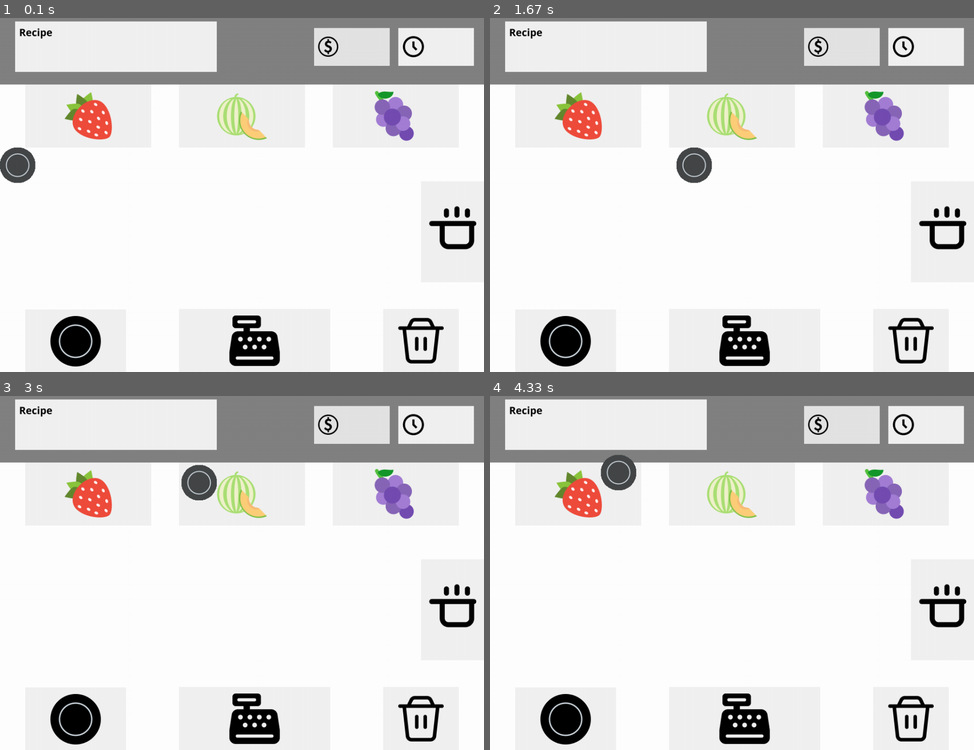
Above: before the commit, frames 1-4 (two rows, left to right).
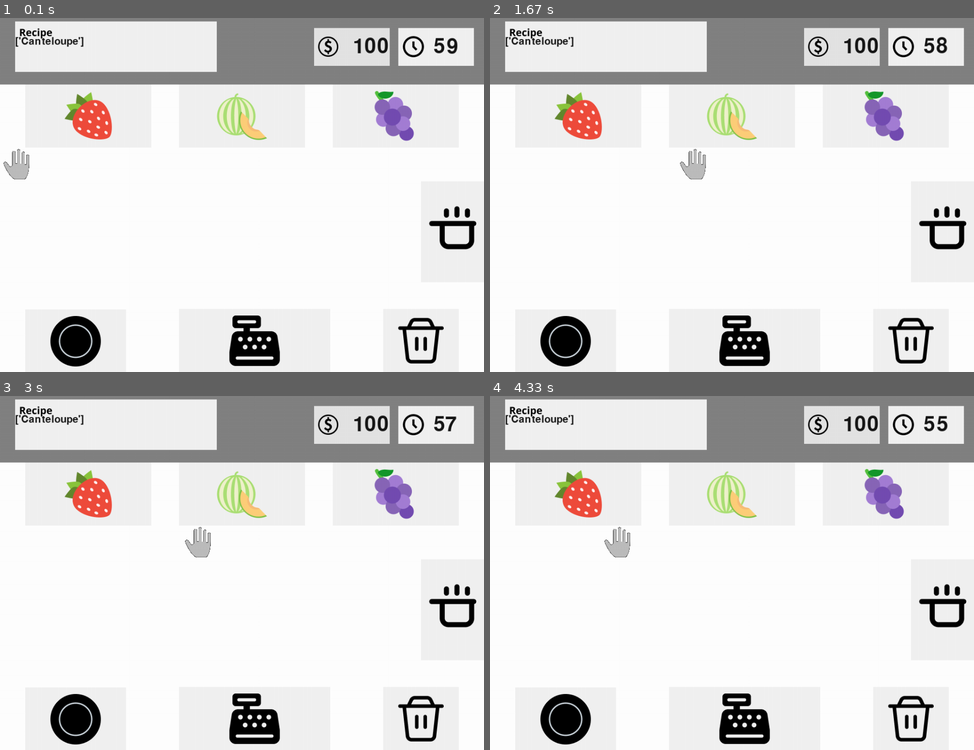
Above: after the commit, the same moments.

Repository: olincollege/overcooked
Game: pygame game, started from play_game.py
Two runs of this game, one before a commit and one after it. Both use one fixed random seed, a clock stepped at 60 frames per second and the inputs below.
Inputs:
- Up to frame 1 (0.1 s): no input
- Up to frame 2 (1.67 s): hold F 0.33-0.8 s; hold D 0.33-0.8 s; tap E at 0.83 s; hold D 1.17-1.63 s
- Up to frame 3 (3 s): hold W 1.67-1.97 s; hold D 2-2.47 s; hold A from 2.5 s (still down)
- Up to frame 4 (4.33 s): release A at 3.03 s; hold S 3.07-3.37 s; hold A 3.4-3.8 s; hold W 3.83-4.2 s; hold D from 4.23 s (still down)

The runs differ from the first frame. In frame 1, 1.1% of the frame differs, in the area x 0-95%, y 5-47%; in frame 2, 1.1%; in frame 3, 1.3%; in frame 4, 1.4%, in the area x 3-95%, y 5-46%.

Commit message:
IT WORKS!

Diff:
--- a/controller.py
+++ b/controller.py
@@ -34,7 +34,6 @@
                 self.control(0, self.model.STEP)
 
             if event.key == ord('f'):
-                print('pressed f')
                 self.model.pick_up_item()
 
             if event.key == ord('e'):
--- a/model.py
+++ b/model.py
@@ -7,7 +7,7 @@
         self.world = world
         pygame.sprite.Sprite.__init__(self)
         self.images = []
-        for i in range(1, 17):
+        for i in range(1, 18):
             img = pygame.image.load(os.path.join(
                 'images', 'hero' + str(i) + '.png')).convert()
             img.convert_alpha()     # optimise alpha
@@ -16,12 +16,26 @@
             self.image = self.images[0]
             self.rect = self.image.get_rect()
 
+class PopUp(pygame.sprite.Sprite):
+    """
+    Creates pop up window at the end of the game
+    """
+
+    def __init__(self, world):
+        self.world = world
+        pygame.sprite.Sprite.__init__(self)
+        img = pygame.image.load(os.path.join('images', 'pop3.png')).convert()
+        img.convert_alpha()     # optimise alpha
+        img.set_colorkey((0,0,0))
+        self.image = img
+        self.rect = self.image.get_rect()
 
 class ModelCook():
 
     def __init__(self, world):
         self.world = world
         self.spritecook = SpriteCook(world)
+        self.popup = PopUp(world)
         self._recipe_counter = 0
         self._ingredients = ["Strawberry", "Canteloupe", "Grape", "Raisin"]
         self._num_recipes = 20
@@ -30,6 +44,8 @@
         self._plate = [False, False, False, False]
         self._stove = False # whether there is something on the stove
         self.cooking_timer = 0
+        self._recipes = []
+        self._raisin = False
 
         self.STEP = 10  # how many pixels to move
 
@@ -45,14 +61,12 @@
             present in the recipe
 
         """
-        recipes = []
         for _ in range(self._num_recipes):
             recipe = []
             for _ in range(4):
                 recipe.append(random.choice([True, False]))
             if sum(recipe) != 0:
-                recipes.append(recipe)
-        return recipes
+                self._recipes.append(recipe)
 
     def time_left(self):
         """
@@ -76,7 +90,7 @@
         """
         Toss the plate and food and lose money
         """
-        self.isplate = False
+        self._isplate = False
         if sum(self._plate) == 4:
             self._geld -= 40
         elif sum(self._plate) == 3:
@@ -86,14 +100,14 @@
         elif sum(self._plate) == 1:
             self._geld -= 10
         self._plate = [False, False, False,False]
-        self.raisin = False
+        self._raisin = False
 
-    def sell(self, recipes):
+    def sell(self):
         """
         Sell the plate and food and gain money
         """
-        self.isplate = False
-        if self._plate == recipes[self._recipe_counter]:
+        self._isplate = False
+        if self._plate == self._recipes[self._recipe_counter]:
             if sum(self._plate) == 4:
                 self._geld += 40
             if sum(self._plate) == 3:
@@ -103,7 +117,7 @@
             elif sum(self._plate) == 1:
                 self._geld += 10
             self._plate = [False, False, False,False]
-            self.raisin = False
+            self._raisin = False
             self._recipe_counter += 1
 
         else:
@@ -114,7 +128,7 @@
                     self._isplate = True # player has a plate
                     # view.player_appearance() # update the player image
         if self._isplate: # if the player is holding a plate
-            if 50 < self.spritecook.rect.x < 250 and self.spritecook.rect.y < 315: # if the plater is at the first ingredient station
+            if 50 < self.spritecook.rect.x < 250 and self.spritecook.rect.y < 315: # if the player is at the first ingredient station
                 if self._plate[0] is False: #if they are not currently holding this ingredient
                     self._plate[0] = True # give them the ingredient
 
@@ -125,44 +139,38 @@
             elif 655 < self.spritecook.rect.x < 910 and self.spritecook.rect.y < 315: #third ingredient station
                 if self._plate[2] is False:
                     self._plate[2] = True
+                    print(self._plate[2])
         else:
             print('You need a plate.')
 
         if 635 < self.spritecook.rect.x < 800 and 300 < self.spritecook.rect.y < 500:
-            if self._stove is True:
+            if self._stove is True and self._isplate is True:
                 self.how_cooked()
                 self._stove = False
 
     def how_cooked(self):
         elapsed_time = (pygame.time.get_ticks() - self.cooking_timer)/1000
         if elapsed_time < 5:
-            print("undercooked")
             self._geld -= 10
-        elif elapsed_time < 5 and elapsed_time < 8:
+        elif elapsed_time > 5 and elapsed_time < 8:
             self._plate[3] = True
         elif elapsed_time > 8:
-            print("overcooked")
             self._geld -= 10
 
         self.cooking_timer = 0
 
     def put_down_item(self):
         if 760 < self.spritecook.rect.x < 910 and self.spritecook.rect.y > 500:
-            controller.toss()
+            self.toss()
 
         elif 355 < self.spritecook.rect.x < 655 and self.spritecook.rect.y > 500:
-            controller.sell(recipes)
+            self.sell()
 
-        if 655 < self.spritecook.rect.x < 800 and 300 < self.spritecook.rect.y < 500:
+        elif 655 < self.spritecook.rect.x < 800 and 300 < self.spritecook.rect.y < 500:
             if self._plate[2] is True and self._plate[3] is False and self._stove is False:
+                self.cooking_timer = pygame.time.get_ticks()
                 self._stove = True
                 self._plate[2] = False
-
-        if 635 < self.spritecook.rect.x < 800 and 300 < self.spritecook.rect.y < 500:
-            if self._plate[2] is True and self._plate[3] is False and self._stove is False:
-                self.cooking_timer = pygame.time.get_ticks()
-                elapsed_time = (pygame.time.get_ticks() - self.cooking_timer)/1000
-                print(elapsed_time)
 
     def player_bounds(self):
         if self.spritecook.rect.x < 0:
@@ -175,3 +183,10 @@
             self.spritecook.rect.y = 536
         elif self.spritecook.rect.x > 800 and 380 < self.spritecook.rect.y < 510:
             self.spritecook.rect.x = 780
+
+    def end_game(self):
+        if self._stove == True:
+            self._geld -= 10
+            self._stove = False
+        if self._plate != [False, False, False,False]:
+            self.toss()
--- a/play_game.py
+++ b/play_game.py
@@ -7,7 +7,6 @@
 
 WORLDX = 960
 WORLDY = 720
-BLACK = (23, 23, 23)
 world = pygame.display.set_mode([WORLDX, WORLDY])
 backdrop = pygame.image.load(os.path.join('images', 'stage.png'))
 backdropbox = world.get_rect()
@@ -18,6 +17,11 @@
 player_list = pygame.sprite.Group()
 player_list.add(model.spritecook)
 
+model.popup.rect.x = 280
+model.popup.rect.y = 360
+pop_ups_list = pygame.sprite.Group()
+pop_ups_list.add(model.popup)
+
 view = ViewCook(model)
 controller = ControllerCook(model)
 
@@ -25,28 +29,42 @@
 clock = pygame.time.Clock()
 pygame.time.set_timer(pygame.USEREVENT, 1000)
 counter = model.time_left()
-print(counter)
 
 MAIN = True
 FPS = 40
+
+model.random_recipe()
 
 while MAIN:
     for event in pygame.event.get(): #every time an event happens in pygame
         if event.type == pygame.USEREVENT:
             counter -= 1 #decrease the counter every second
-            print(counter)
 
         controller.key_press(event)
         view.player_appearance()
-        # if event.type == pygame.KEYDOWN and event.key == ord('a'):
-        #     model.random_recipe()
+            # if event.type == pygame.KEYDOWN and event.key == ord('a'):
+            #     model.random_recipe()
 
         if event.type == pygame.KEYUP:
             if event.key == ord('q'):
                 pygame.quit()
                 sys.exit()
                 MAIN = False
+
+    model.player_bounds()
     world.blit(backdrop, backdropbox)
+
+    view.draw_money()
+    view.draw_timer()
+    view.draw_recipe()
+    view.draw_cooker_timer()
+
+    if counter < 0:
+        model.end_game()
+        pygame.sprite.Sprite.kill(model.spritecook)
+        pop_ups_list.draw(world) # draw pop up
+        view.draw_money_end()
+
     controller.update()  # update player position
     player_list.draw(world)  # draw player
     pygame.display.flip()
--- a/view.py
+++ b/view.py
@@ -10,44 +10,66 @@
         self.model = model
         self.recipe_coord = (30, 55)
         self.timer_coord = (860, 55)
+        self.cooker_timer_coord = (850, 500)
         self.money_coord = (700, 55)
+        self.money_coord_end = (540, 450)
+        self.BLACK = (23, 23, 23)
+        self.WHITE = (255, 255, 255)
 
-    def draw_recipe(self, recipe):
+    def draw_recipe(self):
         """
         Draws the recipes on the game screen
         """
+        recipe = self.model._recipes[self.model._recipe_counter]
         font = pygame.font.Font(None, 30)  # Choose the font for the text
         current_recipe = []
-        for index, ingredient in enumerate(self.model.ingredients):
+        for index, ingredient in enumerate(self.model._ingredients):
             if recipe[index] is True:
                 current_recipe.append(ingredient)
-
         text = font.render(str(current_recipe), 1, self.BLACK)  # Create the text
         self.model.world.blit(text, self.recipe_coord)
 
-    def draw_timer(self, world, left_time):
+    def draw_timer(self):
         """
         Draws the time on the game screen
         """
-
+        left_time = self.model.time_left()
         font = pygame.font.Font(None, 60)  # Choose the font for the tex_coordt
         text = font.render(str(left_time), 1, self.BLACK)  # Create the text
-        world.blit(text, self.timer_coord)  # Draw the text on the screen
+        self.model.world.blit(text, self.timer_coord)  # Draw the text on the screen
 
-    def draw_money(self, world, amount):
+    def draw_cooker_timer(self):
+        """
+        Draws the time on the game scree4
+        """
+        if self.model._stove == True:
+            elapsed_time = int((pygame.time.get_ticks() - self.model.cooking_timer)/1000)
+            font = pygame.font.Font(None, 30)  # Choose the font for the tex_coord
+            if elapsed_time < 5:
+                text = font.render(str(elapsed_time), 1, self.BLACK)  # Create the text
+            elif elapsed_time > 8:
+                text = font.render(str('Overcooked'), 1, self.BLACK)  # Create the text
+            else:
+                text = font.render(str('Done'), 1, self.BLACK)  # Create the text
+            self.model.world.blit(text, self.cooker_timer_coord)  # Draw the text on the screen
+
+
+    def draw_money(self):
         """
         Draws the money on the game screen
         """
         font = pygame.font.Font(None, 60)  # Choose the font for the text
-        text = font.render(str(amount), 1, self.BLACK)  # Create the text
-        world.blit(text, self.money_coord)
+        text = font.render(str(self.model._geld), 1, self.BLACK)  # Create the text
+        self.model.world.blit(text, self.money_coord)
 
-    def draw_player(self, player_appearance):
+    def draw_money_end(self):
         """
-        Draw the player.
+        Draws the money at the end of the game.
         """
-        self.model.spritecook.image = self.model.spritecook.images[player_appearance]
-        self.model.spritecook.rect = self.model.spritecook.image.get_rect()
+        font = pygame.font.Font(None, 60)  # Choose the font for the text
+        text = font.render(str(self.model._geld), 1, self.WHITE)  # Create the text
+        self.model.world.blit(text, self.money_coord_end)
+
 
     def player_appearance(self):
         if self.model._plate == [True, False, False,False]:
@@ -80,6 +102,8 @@
             self.change_appearance(12)
         elif self.model._plate == [True,True,True,True]:
             self.change_appearance(15)
+        elif self.model._isplate == False:
+            self.change_appearance(0)
         else:
             self.change_appearance(1)
 
